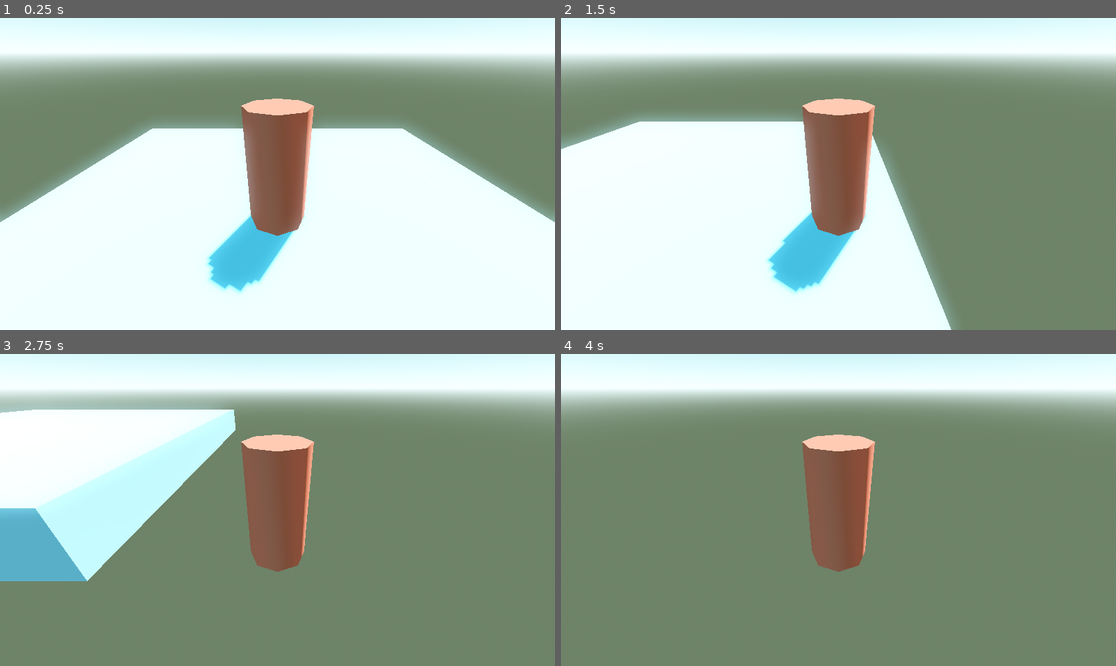
Above: before the commit, frames 1-4 (two rows, left to right).
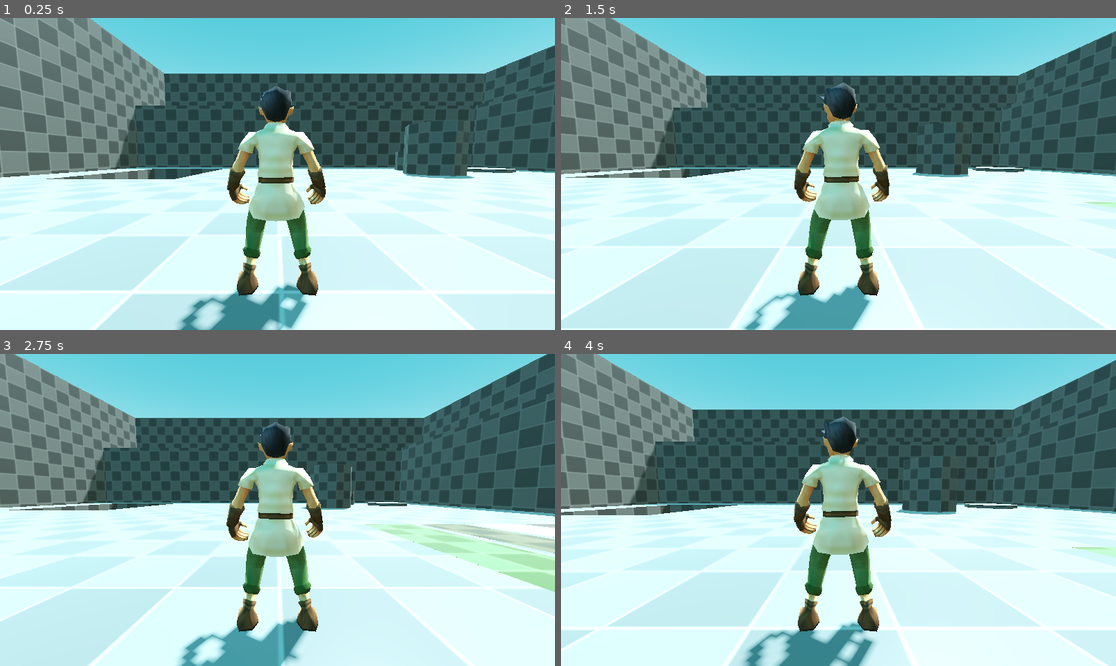
Above: after the commit, the same moments.

Repository: Amoskeag/Mage-Master
Game: Godot game, scene res://scenes/start.tscn
Same seed, same stepped clock (60 frames per second), same inputs: the game is played once before the commit and once after it.
Inputs:
- Up to frame 1 (0.25 s): no input
- Up to frame 2 (1.5 s): tap Enter (ui_accept) at 0.5, 0.77 s; hold Right (ui_right) 0.53-1.28 s; hold Down (ui_down) from 1.28 s (still down)
- Up to frame 3 (2.75 s): tap Enter (ui_accept) at 1.52 s; release Down (ui_down) at 2.03 s; hold Right (ui_right) from 2.03 s (still down)
- Up to frame 4 (4 s): release Right (ui_right) at 2.78 s; hold Up (ui_up) 2.78-3.53 s; tap Enter (ui_accept) at 3.02, 3.77 s; hold Left (ui_left) from 3.53 s (still down)

The runs differ from the first frame. In frame 1, 74% of the frame differs, in the area x 0-100%, y 0-100%; in frame 2, 85%; in frame 3, 99%; in frame 4, 99%.

Commit message:
Add Example Player Model and Dungeon
Adding a template Player character and a Level Map to build prototype within.
Player character now runs an idle animation on load.

Diff:
--- a/project.godot
+++ b/project.godot
@@ -14,3 +14,11 @@
 run/main_scene="res://scenes/start.tscn"
 config/features=PackedStringArray("4.5", "Forward Plus")
 config/icon="res://icon.svg"
+
+[debug]
+
+gdscript/warnings/untyped_declaration=2
+
+[dotnet]
+
+project/assembly_name="Mage Master"
--- /dev/null
+++ b/scenes/player.tscn
@@ -0,0 +1,63 @@
+[gd_scene load_steps=5 format=3 uid="uid://b2uxsv5h03u2q"]
+
+[ext_resource type="Script" uid="uid://b0m1edtp1oblm" path="res://scripts/player.gd" id="1_3vyb7"]
+[ext_resource type="PackedScene" uid="uid://c7s55p7ps05ri" path="res://meshes/hero_male.glb" id="2_g2els"]
+[ext_resource type="Script" uid="uid://bxyufloym88h2" path="res://scripts/camera_rig.gd" id="2_qhqgy"]
+
+[sub_resource type="CapsuleShape3D" id="CapsuleShape3D_bodal"]
+
+[node name="Player" type="CharacterBody3D"]
+script = ExtResource("1_3vyb7")
+
+[node name="CollisionShape3D" type="CollisionShape3D" parent="."]
+transform = Transform3D(1, 0, 0, 0, 1, 0, 0, 0, 1, 0, 0.99977636, 0)
+shape = SubResource("CapsuleShape3D_bodal")
+
+[node name="SpringArm3D" type="SpringArm3D" parent="."]
+transform = Transform3D(1, 0, 0, 0, 1, 0, 0, 0, 1, 0, 1.3046567, 0)
+spring_length = 2.8
+script = ExtResource("2_qhqgy")
+
+[node name="Camera3D" type="Camera3D" parent="SpringArm3D"]
+transform = Transform3D(1, 0, 0, 0, 0.9967705, 0.08030331, 0, -0.08030331, 0.9967705, 0, 0, 2)
+
+[node name="Mesh" parent="." instance=ExtResource("2_g2els")]
+transform = Transform3D(-1, 0, -8.742278e-08, 0, 1, 0, 8.742278e-08, 0, -1, 0, 0, 0)
+
+[node name="Skeleton3D" parent="Mesh/HeroRig_export" index="0"]
+bones/0/position = Vector3(0.019266011, 1.0754282, 1.1906231e-05)
+bones/0/rotation = Quaternion(1, 5.056924e-15, 1.0658141e-14, 6.16095e-08)
+bones/1/rotation = Quaternion(0.72837466, -0.0009660762, 0.0008508914, 0.68517786)
+bones/2/rotation = Quaternion(-0.8216728, -0.10056254, -0.060998417, 0.5576919)
+bones/3/rotation = Quaternion(0.3856036, -0.0038709652, 0.032296937, 0.92209107)
+bones/4/rotation = Quaternion(-0.22697215, -0.005327283, 0.081304744, 0.970487)
+bones/5/rotation = Quaternion(-0.8132401, 0.110372804, 0.08038564, 0.56568235)
+bones/6/rotation = Quaternion(0.36394107, 0.003908012, -0.030482516, 0.9309149)
+bones/7/rotation = Quaternion(-0.21304429, 0.008990414, -0.10577754, 0.9712582)
+bones/8/rotation = Quaternion(0.99109066, 2.9547557e-05, 1.6345577e-06, -0.13318886)
+bones/9/rotation = Quaternion(-0.06446282, 2.8165636e-07, -6.4309567e-09, 0.9979201)
+bones/10/rotation = Quaternion(-0.77400494, -0.014620449, -0.015901528, 0.63281095)
+bones/11/rotation = Quaternion(0.9804481, 0.18479852, 0.02350587, -0.06339261)
+bones/12/rotation = Quaternion(-0.30146566, 0.00677568, -0.024130713, 0.95314753)
+bones/13/rotation = Quaternion(-0.046641458, -0.110890165, 0.21614374, 0.9689221)
+bones/14/rotation = Quaternion(-0.43457532, 0.89500916, -0.07173615, 0.070404)
+bones/15/rotation = Quaternion(-0.1721431, 0.7210735, 0.19182459, 0.64313537)
+bones/16/rotation = Quaternion(-0.2176696, -0.0001069269, 0.00037533257, 0.9760225)
+bones/17/rotation = Quaternion(-0.18079056, -1.1645708e-06, -3.1288474e-07, 0.9835217)
+bones/18/rotation = Quaternion(-8.0007545e-08, -0.025844947, -2.1134604e-06, 0.99966604)
+bones/19/rotation = Quaternion(0.7206885, -0.6926366, -0.013503372, -0.026083525)
+bones/20/rotation = Quaternion(0.97932184, -0.20046708, -0.027214807, -0.0010128621)
+bones/21/rotation = Quaternion(-0.33620223, -0.0066925697, 0.026911829, 0.9413815)
+bones/22/rotation = Quaternion(-0.004530171, 0.024754353, -0.027899524, 0.9992939)
+bones/24/rotation = Quaternion(0.4345752, 0.89500934, -0.07173601, -0.07040387)
+bones/25/rotation = Quaternion(-0.17214315, -0.7210734, -0.19182467, 0.64313555)
+bones/26/rotation = Quaternion(-0.21766965, 0.00010679192, -0.0003753288, 0.9760225)
+bones/27/rotation = Quaternion(-0.18079045, 1.1404346e-06, 2.9008703e-07, 0.98352164)
+bones/28/rotation = Quaternion(2.643586e-08, -0.043401122, 2.209908e-06, 0.9990577)
+bones/29/rotation = Quaternion(0.99971575, 1.2521448e-08, -8.319377e-08, 0.023842245)
+bones/29/scale = Vector3(1, 1.0000001, 1.0000014)
+
+[node name="AnimationPlayer" parent="Mesh" index="1"]
+autoplay = "freehand_idle"
+
+[editable path="Mesh"]
--- a/scenes/start.tscn
+++ b/scenes/start.tscn
@@ -1,6 +1,7 @@
-[gd_scene load_steps=8 format=3 uid="uid://dxcw2ov0ob30c"]
+[gd_scene load_steps=6 format=3 uid="uid://dxcw2ov0ob30c"]
 
-[ext_resource type="Script" uid="uid://b0m1edtp1oblm" path="res://scripts/player.gd" id="1_jaeev"]
+[ext_resource type="PackedScene" uid="uid://b2uxsv5h03u2q" path="res://scenes/player.tscn" id="1_u80x2"]
+[ext_resource type="PackedScene" uid="uid://b2oct6b7yreaw" path="res://meshes/test_level.glb" id="2_u80x2"]
 
 [sub_resource type="ProceduralSkyMaterial" id="ProceduralSkyMaterial_ewcy1"]
 sky_top_color = Color(0.24807495, 0.65908366, 0.74428433, 1)
@@ -17,39 +18,15 @@
 tonemap_mode = 2
 glow_enabled = true
 
-[sub_resource type="StandardMaterial3D" id="StandardMaterial3D_u80x2"]
-albedo_color = Color(0.57135403, 0.7580582, 0.90804815, 1)
+[node name="Node3D" type="Node3D"]
 
-[sub_resource type="CapsuleShape3D" id="CapsuleShape3D_bodal"]
-
-[sub_resource type="StandardMaterial3D" id="StandardMaterial3D_kdmts"]
-albedo_color = Color(0.7680681, 0.34781596, 0.27393278, 1)
-
-[node name="Node3D" type="Node3D"]
+[node name="WorldEnvironment" type="WorldEnvironment" parent="."]
+environment = SubResource("Environment_u80x2")
 
 [node name="DirectionalLight3D" type="DirectionalLight3D" parent="."]
 transform = Transform3D(-0.8660254, -0.43301278, 0.25, 0, 0.49999997, 0.86602545, -0.50000006, 0.75, -0.43301266, 0, 0, 0)
 shadow_enabled = true
 
-[node name="WorldEnvironment" type="WorldEnvironment" parent="."]
-environment = SubResource("Environment_u80x2")
+[node name="Player" parent="." instance=ExtResource("1_u80x2")]
 
-[node name="CSGBox3D" type="CSGBox3D" parent="."]
-transform = Transform3D(1, 0, 0, 0, 1, 0, 0, 0, 1, 0, -0.5, 0)
-use_collision = true
-size = Vector3(10, 1, 10)
-material = SubResource("StandardMaterial3D_u80x2")
-
-[node name="CharacterBody3D" type="CharacterBody3D" parent="."]
-script = ExtResource("1_jaeev")
-
-[node name="Camera3D" type="Camera3D" parent="CharacterBody3D"]
-transform = Transform3D(1, 0, 0, 0, 0.85643834, 0.51624936, 0, -0.51624936, 0.85643834, 0, 2.6382136, 2.8734946)
-
-[node name="CollisionShape3D" type="CollisionShape3D" parent="CharacterBody3D"]
-transform = Transform3D(1, 0, 0, 0, 1, 0, 0, 0, 1, 0, 0.99977636, 0)
-shape = SubResource("CapsuleShape3D_bodal")
-
-[node name="CSGCylinder3D" type="CSGCylinder3D" parent="CharacterBody3D"]
-transform = Transform3D(1, 0, 0, 0, 1, 0, 0, 0, 1, 0, 0.99998134, 0)
-material = SubResource("StandardMaterial3D_kdmts")
+[node name="test_level" parent="." instance=ExtResource("2_u80x2")]
--- /dev/null
+++ b/scripts/camera_rig.gd
@@ -0,0 +1,12 @@
+extends SpringArm3D
+
+@onready var camera: Camera3D = $Camera3D
+
+func _ready() -> void:
+
+	spring_length = camera.position.z
+
+
+#Called every Frame, 'delta' is the elapsed time since the previous frame.
+func _process(delta: float) -> void:
+	pass
Binary file added: meshes/hero_male.glb
Not shown, added: meshes/hero_male.glb.import
Binary file added: meshes/hero_male_eyes.png
Not shown, added: meshes/hero_male_eyes.png.import
Binary file added: meshes/hero_male_hero2.png
Not shown, added: meshes/hero_male_hero2.png.import
Binary file added: meshes/hero_male_mouths.png
Not shown, added: meshes/hero_male_mouths.png.import
Binary file added: meshes/test_level.glb
Not shown, added: meshes/test_level.glb.import
Binary file added: meshes/test_level_dirt.png
Not shown, added: meshes/test_level_dirt.png.import
(and 11 more such lines)
